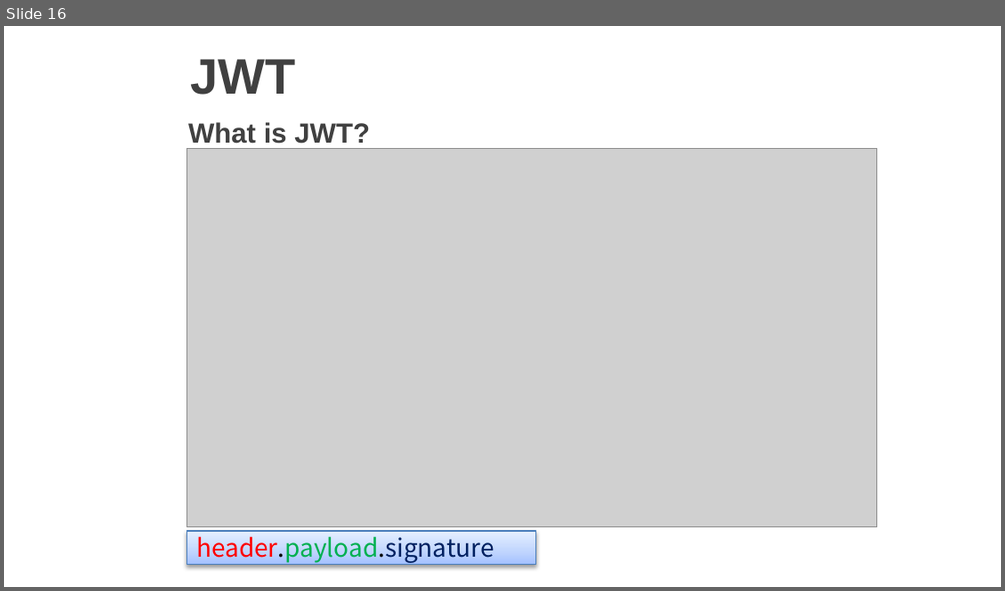
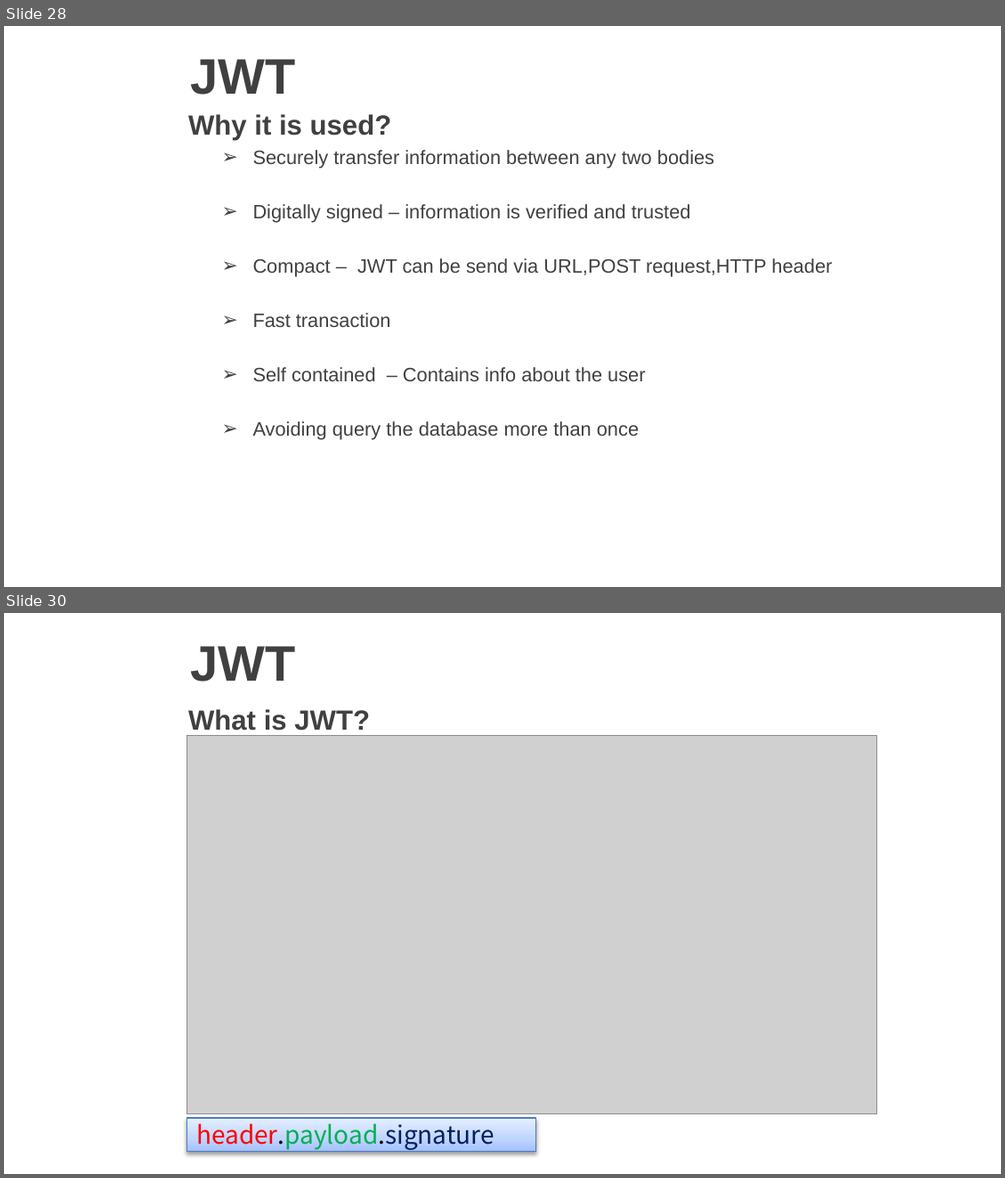
Before and after one commit to vgyureka/DotNetBig, a slide deck: webapiSecurity.pptx. Shown one above the other, each under a label of ours: slide 16 before the commit, slides 28 and 30 after it; the slides between them are not shown. The pictures are 1005x591 and 1005x1178 pixels, drawn with LibreOffice and Linux fonts; fonts in the diff are those of the drawing; grey boxes stand for pictures; background and template pictures are left out. Boxes give left, top, right and bottom in pixels: in the first picture for what was removed or moved away, otherwise in the second. Text is boxed around its words. In the diff, an @@ line names an element or a change of style, - is before the commit and + after.

```diff
--- a/webapiSecurity.pptx
+++ b/webapiSecurity.pptx
@@ slide 28 added at (4,26,1001,587), background picture (left out) @@
@@ title added at (190,59,295,95), 36 pt, text #404040, bold @@
+JWT
@@ text added at (188,114,392,140), 20 pt, text #404040, bold @@
+Why it is used?
@@ text added at (253,150,832,440), 14 pt, text #404040 @@
+➢ Securely transfer information between any two bodies
+➢ Digitally signed – information is verified and trusted
+➢ Compact – JWT can be send via URL,POST request,HTTP header
+➢ Fast transaction
+➢ Self contained – Contains info about the user
+➢ Avoiding query the database more than once
@@ what was slide 16 is now slide 30 @@
```
Also in this commit, not shown: 1 slide changed, 13 other slides added.
